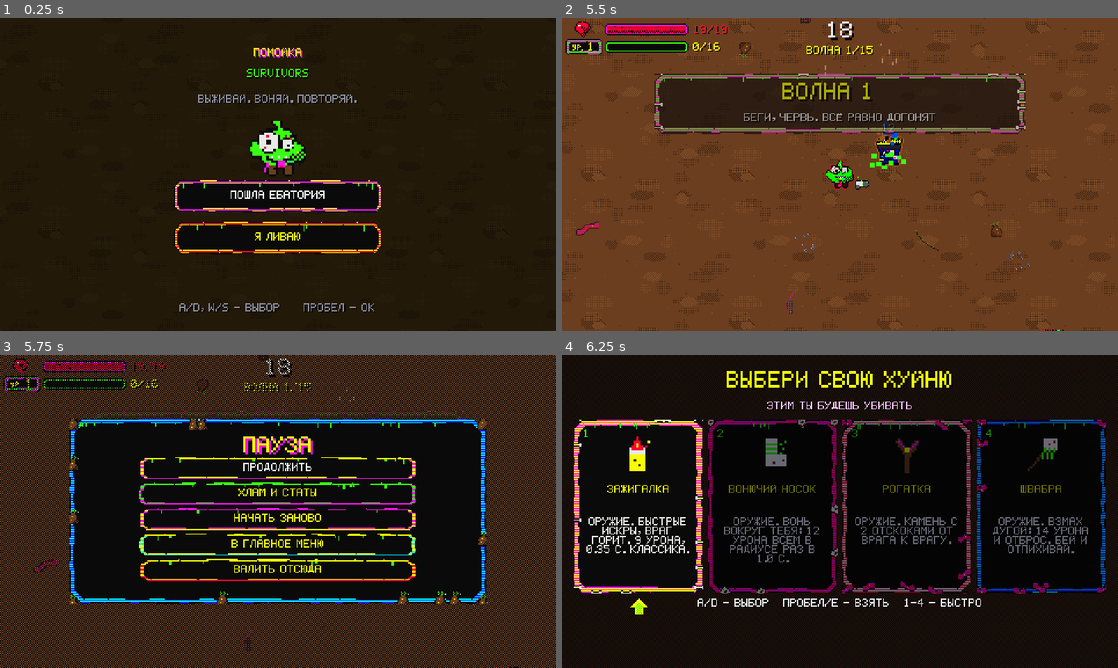
Above: before the commit, frames 1-4 (two rows, left to right).
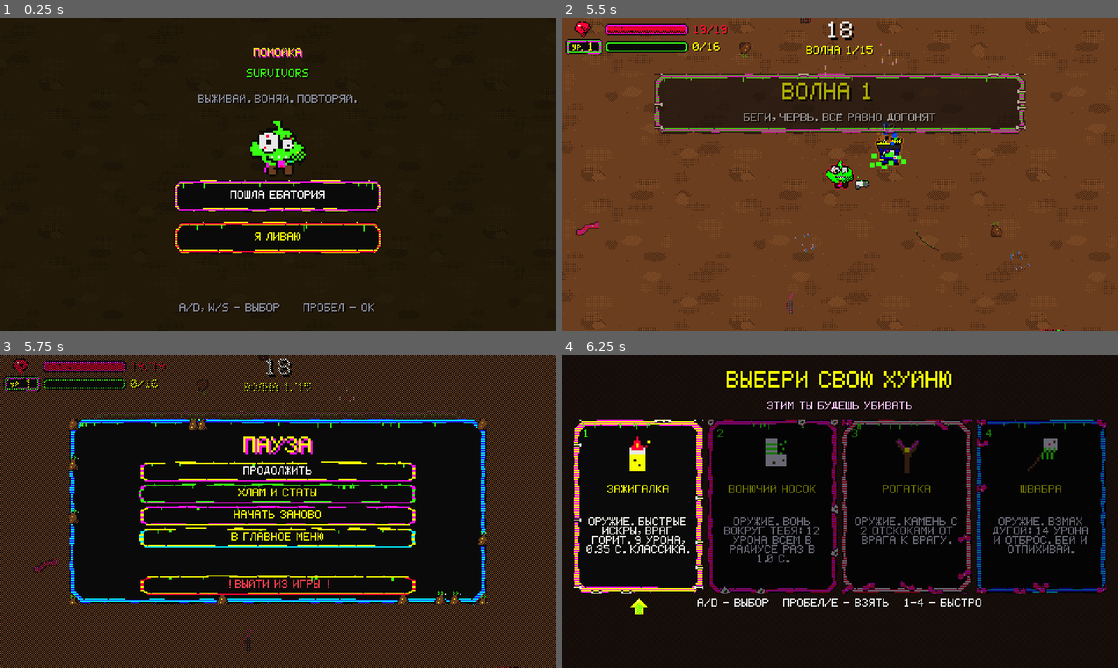
Above: after the commit, the same moments.

Repository: Gepackstuck/Stinky_Dumpster_Survivors
Game: Godot game, scene res://scenes/ui/main_menu.tscn
Same seed, same stepped clock (60 frames per second), same inputs: the game is played once before the commit and once after it.
Inputs (mouse positions are in pixels of both pictures, inside the frame that each line leads up to):
- Up to frame 1 (0.25 s): no input
- Up to frame 2 (5.5 s): click "ПОШЛА ЕБАТОРИЯ" at 0.5 s; tap Enter at 1.25 s; move the mouse to (962, 158) at 1.27 s; hold D (move_right) 1.28-2 s; tap Tab at 1.35, 4.35 s; tap Space (ui_accept) at 1.52, 3.02, 4.52, 5.27 s; click (628, 99) at 2.02 s; move the mouse to (728, 190) at 2.77 s; hold S (move_down) 2.78-3.53 s; tap R at 2.85, 5.1 s; move the mouse to (895, 105) at 3.52 s; hold D (move_right) 3.53-4.28 s; tap F at 3.6 s; move the mouse to (812, 237) at 4.27 s; hold W (move_up) 4.28-5.03 s; move the mouse to (1006, 221) at 5.02 s; hold A (move_left) from 5.03 s (still down)
- Up to frame 3 (5.75 s): keep holding A (move_left); tap Escape (ui_cancel) at 5.65 s
- Up to frame 4 (6.25 s): release A (move_left) at 5.75 s; click "НАЧАТЬ ЗАНОВО" at 5.75 s

Frames 1-2 are identical in both runs. In frame 3, 5.7% of the frame differs, in the area x 25-75%, y 32-77%; in frame 4, nothing differs.

Commit message:
Пауза: опасная кнопка выхода из игры с отступом и подтверждением
Co-Authored-By: Claude Sonnet 5.5 <noreply@anthropic.com>
Claude-Session: https://claude.ai/code/session_01GvQcLtpmeq9xDjqGAM3qCT

Diff:
--- a/scripts/ui/pause_menu.gd
+++ b/scripts/ui/pause_menu.gd
@@ -18,6 +18,9 @@
 var _confirm: Control = null
 var _confirm_yes: Button = null
 var _confirm_no: Button = null
+var _confirm_text: Label = null
+var _confirm_action: Callable = Callable()
+var _confirm_return: Button = null
 var _inventory: Control = null
 var _inventory_text: Label = null
 var _inventory_items: GridContainer = null
@@ -30,14 +33,14 @@
 	_restart.pressed.connect(_on_restart)
 	_inventory_button.pressed.connect(_open_inventory)
 	_build_inventory()
-	_quit.pressed.connect(func() -> void: get_tree().quit())
+	_quit.pressed.connect(func() -> void: _ask("ТОЧНО ВЫЙТИ ИЗ ИГРЫ?\nВСЁ ЗАКРОЕТСЯ, ПРОГРЕСС ЗАБЕГА\nПОХЕРИТСЯ.", "ДА, ВАЛЮ ИЗ ИГРЫ", func() -> void: get_tree().quit()))
 	_build_menu_button()
 	_build_confirm()
 
 
 ## Пятая кнопка «В главное меню» (с подтверждением) - кнопки сдвигаются теснее.
 func _build_menu_button() -> void:
-	var ys: Array[float] = [88.0, 110.0, 132.0, 154.0, 176.0]
+	var ys: Array[float] = [92.0, 111.0, 130.0, 149.0, 190.0]   # перед «валить» большой отступ: кнопка опасная
 	var order: Array[Button] = [_resume, _inventory_button, _restart, null, _quit]
 	_menu_button = Button.new()
 	_menu_button.text = "В ГЛАВНОЕ МЕНЮ"
@@ -49,10 +52,23 @@
 	order[3] = _menu_button
 	for i: int in order.size():
 		order[i].position = Vector2(order[i].position.x if i != 3 else _quit.position.x, ys[i])
-		order[i].size.y = 20.0
-	_menu_button.pressed.connect(func() -> void:
-		_confirm.show()
-		_confirm_no.grab_focus())
+		order[i].size.y = 18.0
+	_menu_button.pressed.connect(func() -> void: _ask("ТОЧНО В МЕНЮ?\nВЕСЬ ПРОГРЕСС ЗАБЕГА\nПОХЕРИТСЯ.", "ДА, ПОХЕРИТЬ", func() -> void: SceneFlow.go("res://scenes/ui/main_menu.tscn", Vector2.UP)))
+	_quit.text = "! ВЫЙТИ ИЗ ИГРЫ !"
+	_quit.add_theme_color_override(&"font_color", Color(1.0, 0.1, 0.2))
+	_quit.add_theme_color_override(&"font_hover_color", Color(1.0, 0.1, 0.2))
+	_quit.add_theme_color_override(&"font_focus_color", Color(1.0, 1.0, 1.0))
+	UI_BUTTONS.skin_danger(_quit)
+
+
+## Спросить подтверждение: текст, подпись «да» и действие.
+func _ask(question: String, yes_text: String, action: Callable) -> void:
+	_confirm_text.text = question
+	_confirm_yes.text = yes_text
+	_confirm_action = action
+	_confirm_return = _menu_button if _menu_button.has_focus() else _quit
+	_confirm.show()
+	_confirm_no.grab_focus()
 
 
 func _build_confirm() -> void:
@@ -64,7 +80,7 @@
 	back.set_anchors_preset(Control.PRESET_FULL_RECT)
 	_confirm.add_child(back)
 	var text: Label = Label.new()
-	text.text = "ТОЧНО В МЕНЮ?\nВЕСЬ ПРОГРЕСС ЗАБЕГА\nПОХЕРИТСЯ."
+	_confirm_text = text
 	text.position = Vector2(0.0, 80.0)
 	text.size = Vector2(480.0, 50.0)
 	text.horizontal_alignment = HORIZONTAL_ALIGNMENT_CENTER
@@ -83,10 +99,10 @@
 	UI_BUTTONS.skin(_confirm_no, 0)
 	_confirm.add_child(_confirm_no)
 	_root.add_child(_confirm)
-	_confirm_yes.pressed.connect(func() -> void: SceneFlow.go("res://scenes/ui/main_menu.tscn", Vector2.UP))
+	_confirm_yes.pressed.connect(func() -> void: _confirm_action.call())
 	_confirm_no.pressed.connect(func() -> void:
 		_confirm.hide()
-		_menu_button.grab_focus())
+		_confirm_return.grab_focus())
 
 
 func _input(event: InputEvent) -> void:
@@ -126,7 +142,7 @@
 	get_viewport().set_input_as_handled()
 	if _confirm.visible:
 		_confirm.hide()
-		_menu_button.grab_focus()
+		_confirm_return.grab_focus()
 	elif _inventory.visible:
 		_inventory.hide()
 		_inventory_button.grab_focus()
--- a/scripts/ui/ui_buttons.gd
+++ b/scripts/ui/ui_buttons.gd
@@ -22,6 +22,14 @@
 	button.add_theme_color_override(&"font_shadow_color", Color(1.0, 0.0627451, 0.941176))
 
 
+## Опасная кнопка: красная рамка, красный текст (выход из игры).
+static func skin_danger(button: Button) -> void:
+	skin(button, 4)
+	button.add_theme_color_override(&"font_color", Color(1.0, 0.25, 0.3))
+	button.add_theme_color_override(&"font_hover_color", Color(1.0, 0.25, 0.3))
+	button.add_theme_color_override(&"font_shadow_color", Color(0.4, 0.0, 0.05))
+
+
 static func _tex(name: String) -> Texture2D:
 	if _cache.has(name):
 		return _cache[name]
--- a/tools/smoke/flow_runner.gd
+++ b/tools/smoke/flow_runner.gd
@@ -31,6 +31,13 @@
 	print("FLOW arena: ", get_tree().current_scene.name)
 	get_tree().paused = false
 	await get_tree().create_timer(1.2).timeout
+	var pause: Node = get_tree().current_scene.find_child("PauseMenu", true, false)
+	if pause != null:
+		pause.call("_open")
+		await get_tree().create_timer(0.2).timeout
+		_shot("pause")
+		await get_tree().create_timer(0.2).timeout
+		pause.call("_close")
 	EventBus.run_won.emit()
 	get_tree().paused = false
 	await get_tree().create_timer(0.5).timeout
Not shown, added: assets/ui/button_v0.png.import
Not shown, added: assets/ui/button_v0_hover.png.import
Not shown, added: assets/ui/button_v1.png.import
Not shown, added: assets/ui/button_v1_hover.png.import
Not shown, added: assets/ui/button_v2.png.import
Not shown, added: assets/ui/button_v2_hover.png.import
Not shown, added: assets/ui/button_v3.png.import
Not shown, added: assets/ui/button_v3_hover.png.import
Not shown, added: assets/ui/button_v4.png.import
Not shown, added: assets/ui/button_v4_hover.png.import
Not shown, added: assets/ui/button_v5.png.import
Not shown, added: assets/ui/button_v5_hover.png.import
(and 2 more such lines)
